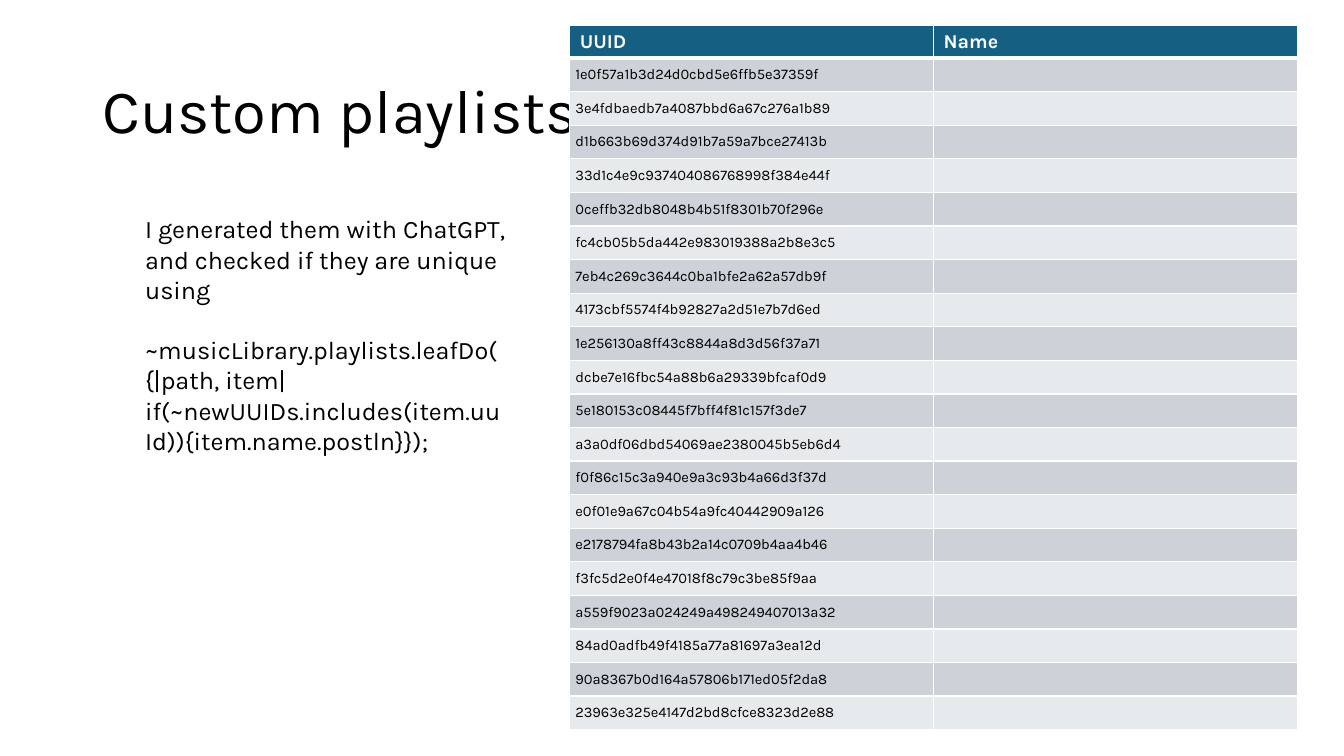
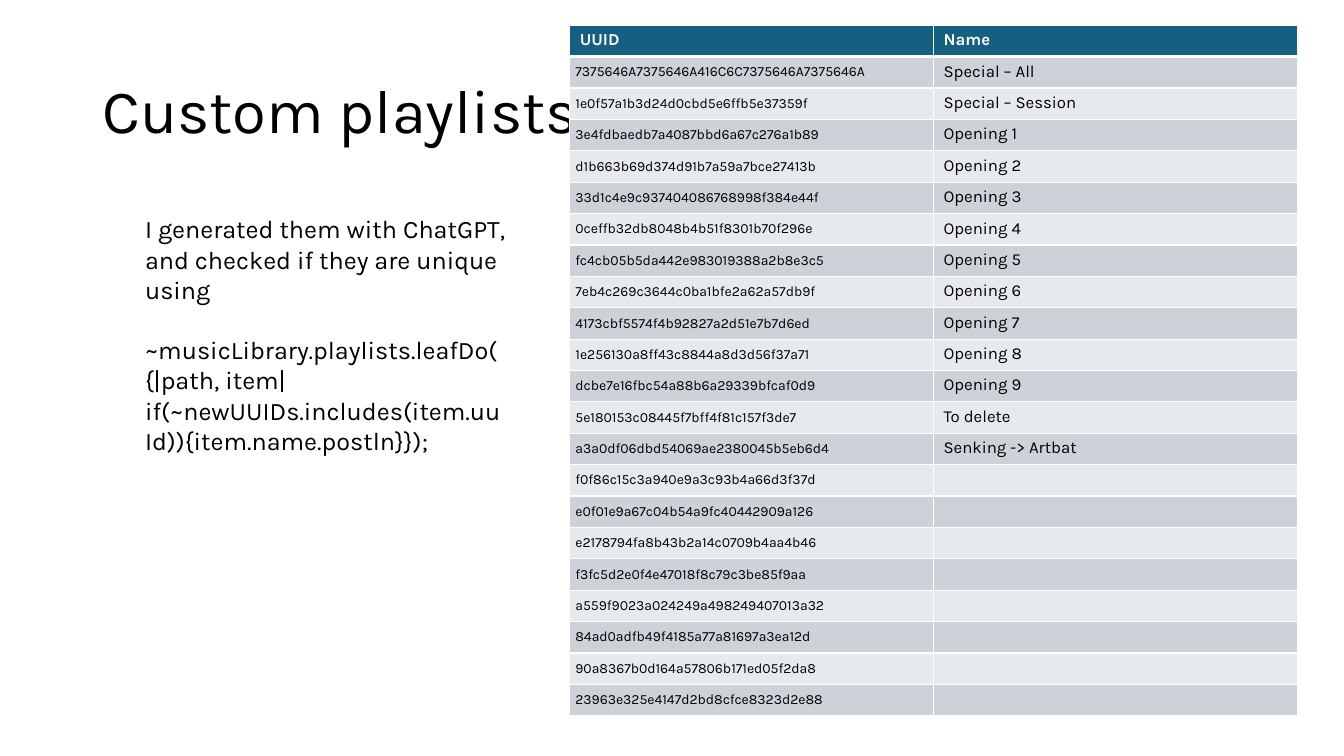
Before and after one commit to pier3100/SUDJ-peripheral, a slide deck: slide 6 of Design Log/Music Library.pptx. Drawn at 1344x756 pixels with LibreOffice and Linux fonts; fonts in the diff are those of the drawing. Boxes give left, top, right and bottom in pixels: in the first picture for what was removed or moved away, otherwise in the second. Text is boxed around its words. In the diff, an @@ line names an element or a change of style, - is before the commit and + after.

Commit message:
wrapping op custom playlists, with a bug fix for generating compileStrings

```diff
--- a/Design Log/Music Library.pptx
+++ b/Design Log/Music Library.pptx
@@ table at box(570, 25, 1298, 717) @@
-row 2: 1e0f57a1b3d24d0cbd5e6ffb5e37359f | 
-row 3: 3e4fdbaedb7a4087bbd6a67c276a1b89 | 
-row 4: d1b663b69d374d91b7a59a7bce27413b | 
-row 5: 33d1c4e9c937404086768998f384e44f | 
-row 6: 0ceffb32db8048b4b51f8301b70f296e | 
-row 7: fc4cb05b5da442e983019388a2b8e3c5 | 
-row 8: 7eb4c269c3644c0ba1bfe2a62a57db9f | 
-row 9: 4173cbf5574f4b92827a2d51e7b7d6ed | 
-row 10: 1e256130a8ff43c8844a8d3d56f37a71 | 
-row 11: dcbe7e16fbc54a88b6a29339bfcaf0d9 | 
-row 12: 5e180153c08445f7bff4f81c157f3de7 | 
-row 13: a3a0df06dbd54069ae2380045b5eb6d4 | 
+row 2: 7375646A7375646A416C6C7375646A7375646A | Special – All
+row 3: 1e0f57a1b3d24d0cbd5e6ffb5e37359f | Special – Session
+row 4: 3e4fdbaedb7a4087bbd6a67c276a1b89 | Opening 1
+row 5: d1b663b69d374d91b7a59a7bce27413b | Opening 2
+row 6: 33d1c4e9c937404086768998f384e44f | Opening 3
+row 7: 0ceffb32db8048b4b51f8301b70f296e | Opening 4
+row 8: fc4cb05b5da442e983019388a2b8e3c5 | Opening 5
+row 9: 7eb4c269c3644c0ba1bfe2a62a57db9f | Opening 6
+row 10: 4173cbf5574f4b92827a2d51e7b7d6ed | Opening 7
+row 11: 1e256130a8ff43c8844a8d3d56f37a71 | Opening 8
+row 12: dcbe7e16fbc54a88b6a29339bfcaf0d9 | Opening 9
+row 13: 5e180153c08445f7bff4f81c157f3de7 | To delete
+row 14: a3a0df06dbd54069ae2380045b5eb6d4 | Senking -> Artbat
```
Also in this commit, not shown: 3 slides added, 1 slide removed, 11 other files.
